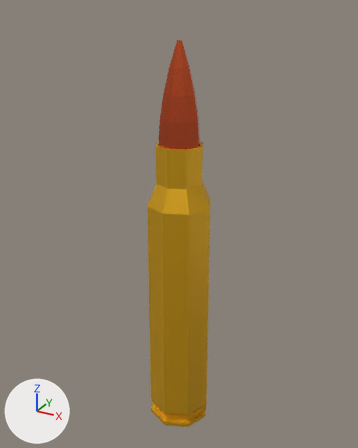
Renders of the FBX model Assets/VsR/Runtime/Resources/Models/Cartridges/5.56x45mm NATO.fbx from each side of a commit.
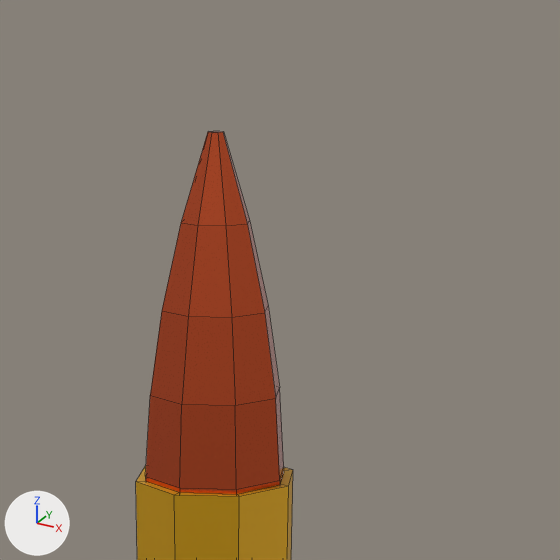
Each version appears first whole from a camera (50 mm lens) standing at (0.0305, -0.0556, 0.0365) and looking at (-0.0007, 0.0011, 0.0082), and next in a close-up on the part from 32% to 79% of the width and 0% to 38% of the height. Lighting does not change. The marker at lower left points along +X, +Y and +Z. The close-ups show mesh edges as thin lines. Where no turn or scale is listed for an object, it has been applied to the vertices.

In view in the first close-up: '5.56x45mm NATO', '5.56x45mm NATO Bullet'.
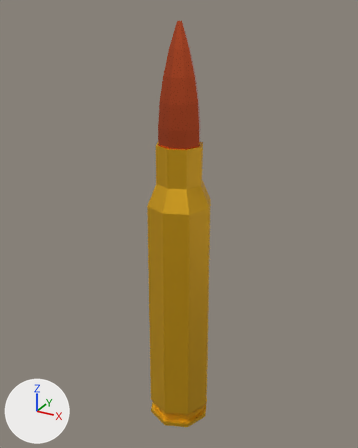
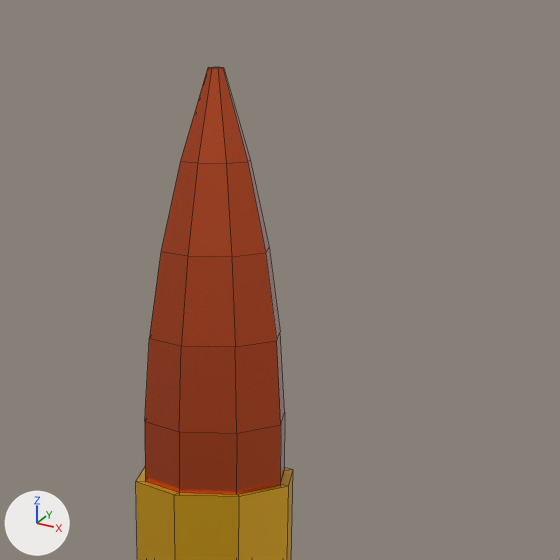
The newer file is also turned or shifted as a whole; pictures and numbers use the older file's frame.

Location of each change, (x1, y1, x2, y2) in pixels of the close-ups (560 x 560 px):
'5.56x45mm NATO Bullet', mesh moved
    before: (145, 131, 284, 494)
    after: (145, 67, 285, 494)

The change, as a diff of the scene's bpy script:
```diff
--- a/Assets/VsR/Runtime/Resources/Models/Cartridges/5.56x45mm NATO.fbx.py
+++ b/Assets/VsR/Runtime/Resources/Models/Cartridges/5.56x45mm NATO.fbx.py
@@ me_5_56x45mm_nato_bullet_mesh @@
 me_5_56x45mm_nato_bullet_mesh.from_pydata(...)  # 48 vertices, 42 faces; spans x -0.0028..0.0029, y -0.0029..0.0028, z -0.0092..0.0081
 # used by ob_5_56x45mm_nato_bullet; location = (0.0, 0.0, 0.0247)
+# me_5_56x45mm_nato_bullet_mesh part 1: the whole mesh is moved by (0.0, 0.0, 0.0021)
 me_5_56x45mm_nato_bullet_mesh.materials.append(mat_bullet_001)
```
